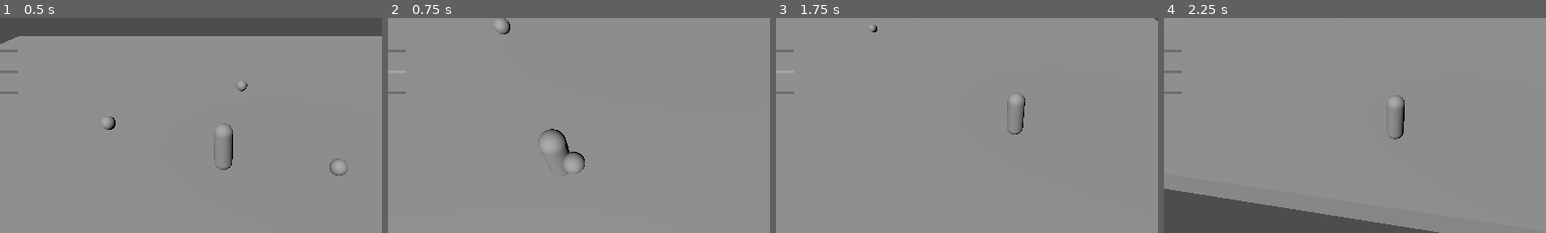
Above: before the commit, frames 1-4 (left to right).
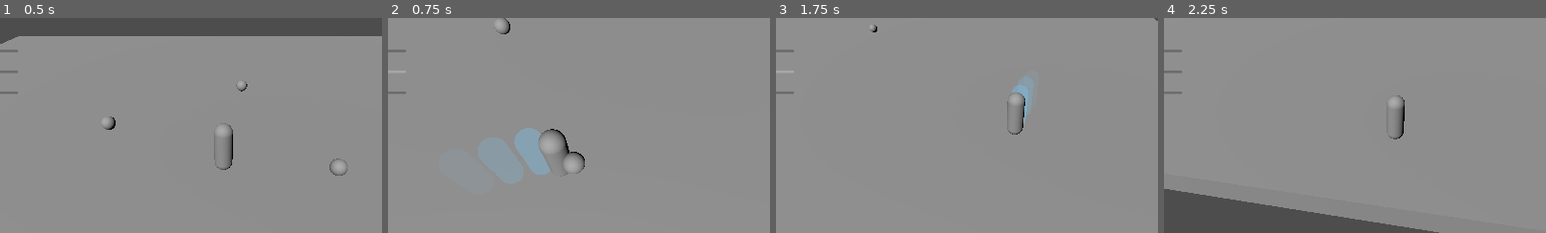
Above: after the commit, the same moments.

Repository: thegoatleroyjenkins/arpg-game
Game: Godot game, scene res://prototype3d/main_3d.tscn
Two runs of this game, one before a commit and one after it. Both use one fixed random seed, a clock stepped at 60 frames per second and the inputs below. This scene is started directly instead of the project's main scene.
Inputs (mouse positions are % of the whole screen's width and height, from its top left):
- Up to frame 1 (0.5 s): no input
- Up to frame 2 (0.75 s): tap Enter (ui_accept) at 0.5 s; move the mouse to (55, 50) at 0.52 s; hold W (move_up) from 0.53 s (still down); tap Q (dash) at 0.6 s
- Up to frame 3 (1.75 s): keep holding W (move_up); tap Space (jump) at 0.77, 1.52 s; move the mouse to (45, 50) at 1.27 s; click (45, 50) at 1.35 s; tap Q (dash) at 1.55 s
- Up to frame 4 (2.25 s): keep holding W (move_up); move the mouse to (52, 48) at 2.02 s; tap Q (dash) at 2.1 s
The pictures show only the part of the screen within x 21-71%, y 21-71%; the shares and areas given below are measured in that part.

Frame 1 is identical in both runs. In frame 2, 1.2% of the frame differs, in the area x 33-43%, y 51-73%; in frame 3, 0.5%; in frame 4, nothing differs.

Commit message:
Add data-driven dash trail afterimage VFX for 3D prototype

Diff:
--- a/prototype3d/player_3d.gd
+++ b/prototype3d/player_3d.gd
@@ -6,6 +6,7 @@
 
 @onready var pivot: Node3D = $CameraPivot
 @onready var camera: Camera3D = $CameraPivot/Camera3D
+@onready var body_mesh: MeshInstance3D = $MeshInstance3D
 
 signal stamina_changed(current: float, max_value: float)
 signal dash_cooldown_changed(remaining: float, max_value: float)
@@ -43,6 +44,7 @@
 var recent_move_direction_left: float = 0.0
 var stamina_action_warning_cooldown_left: float = 0.0
 var dash_invulnerability_left: float = 0.0
+var dash_trail_spawn_left: float = 0.0
 var sprinting_now: bool = false
 var _last_emitted_sprinting: bool = false
 var _last_emitted_sprint_exhausted: bool = false
@@ -185,6 +187,10 @@
 
 	if dash_time_left > 0.0:
 		dash_time_left = max(0.0, dash_time_left - delta)
+		dash_trail_spawn_left = max(0.0, dash_trail_spawn_left - delta)
+		if tuning.dash_trail_enabled and dash_trail_spawn_left <= 0.0:
+			_spawn_dash_trail()
+			dash_trail_spawn_left = max(0.01, tuning.dash_trail_spawn_interval)
 		_update_dash_direction(move_dir, delta)
 		velocity.x = dash_direction.x * tuning.dash_speed
 		velocity.z = dash_direction.z * tuning.dash_speed
@@ -192,6 +198,7 @@
 			sprinting_now = false
 			_emit_sprint_state_changed()
 	else:
+		dash_trail_spawn_left = 0.0
 		var is_recovering := landing_recovery_left > 0.0
 		var is_moving := move_dir.length() > 0.01
 		var is_trying_to_sprint := Input.is_action_pressed("sprint") and is_moving and not is_recovering
@@ -355,6 +362,7 @@
 	dash_direction.y = 0.0
 	dash_direction = dash_direction.normalized()
 	dash_time_left = tuning.dash_duration
+	dash_trail_spawn_left = 0.0
 	dash_cooldown_left = tuning.dash_cooldown
 	dash_invulnerability_left = max(dash_invulnerability_left, max(0.0, tuning.dash_invulnerability_duration))
 	_emit_dash_invulnerability_changed()
@@ -384,6 +392,28 @@
 		dash_direction = steering_target
 	dash_direction = dash_direction.normalized()
 
+func _spawn_dash_trail() -> void:
+	if not tuning.dash_trail_enabled:
+		return
+	if not is_instance_valid(body_mesh) or body_mesh.mesh == null:
+		return
+	var current_scene := get_tree().current_scene
+	if current_scene == null:
+		return
+	var trail := MeshInstance3D.new()
+	trail.mesh = body_mesh.mesh
+	trail.global_transform = body_mesh.global_transform
+	trail.cast_shadow = GeometryInstance3D.SHADOW_CASTING_SETTING_OFF
+	var trail_material := StandardMaterial3D.new()
+	trail_material.transparency = BaseMaterial3D.TRANSPARENCY_ALPHA
+	trail_material.shading_mode = BaseMaterial3D.SHADING_MODE_UNSHADED
+	trail_material.albedo_color = Color(0.45, 0.8, 1.0, clamp(tuning.dash_trail_start_alpha, 0.0, 1.0))
+	trail.material_override = trail_material
+	current_scene.add_child(trail)
+	var tween := create_tween()
+	tween.tween_property(trail_material, "albedo_color:a", clamp(tuning.dash_trail_end_alpha, 0.0, 1.0), max(0.01, tuning.dash_trail_lifetime))
+	tween.tween_callback(trail.queue_free)
+
 func _update_camera_fov(delta: float) -> void:
 	var horizontal_speed := Vector3(velocity.x, 0.0, velocity.z).length()
 	var speed_ratio := 0.0
--- a/prototype3d/player_tuning_3d.gd
+++ b/prototype3d/player_tuning_3d.gd
@@ -80,6 +80,13 @@
 @export_range(0.0, 1.0, 0.01) var dash_steer_control: float = 0.35
 @export var dash_steer_responsiveness: float = 14.0
 
+@export_group("Dash VFX")
+@export var dash_trail_enabled: bool = true
+@export var dash_trail_spawn_interval: float = 0.04
+@export var dash_trail_lifetime: float = 0.16
+@export_range(0.0, 1.0, 0.01) var dash_trail_start_alpha: float = 0.4
+@export_range(0.0, 1.0, 0.01) var dash_trail_end_alpha: float = 0.0
+
 @export_group("Dash Defense")
 @export var dash_invulnerability_duration: float = 0.12
 
Not shown, changed: README.md
